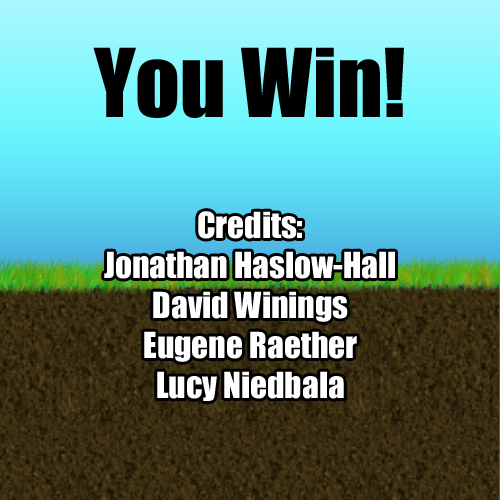
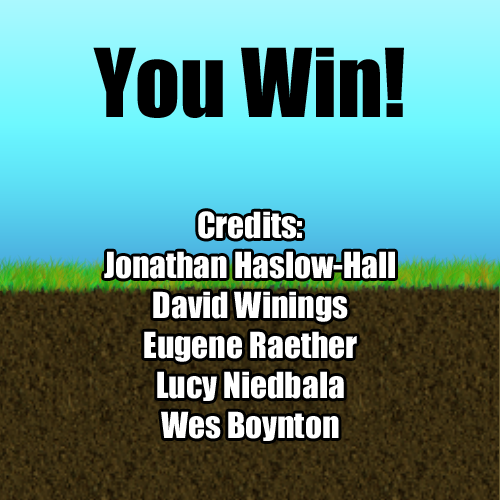
Layered file, before and after one edit (500x500). Changes by layer:
painted on "Credits: Jonathan Haslow-Hall David Winings Eugene Raether Lucy" over [161, 411, 339, 441]
